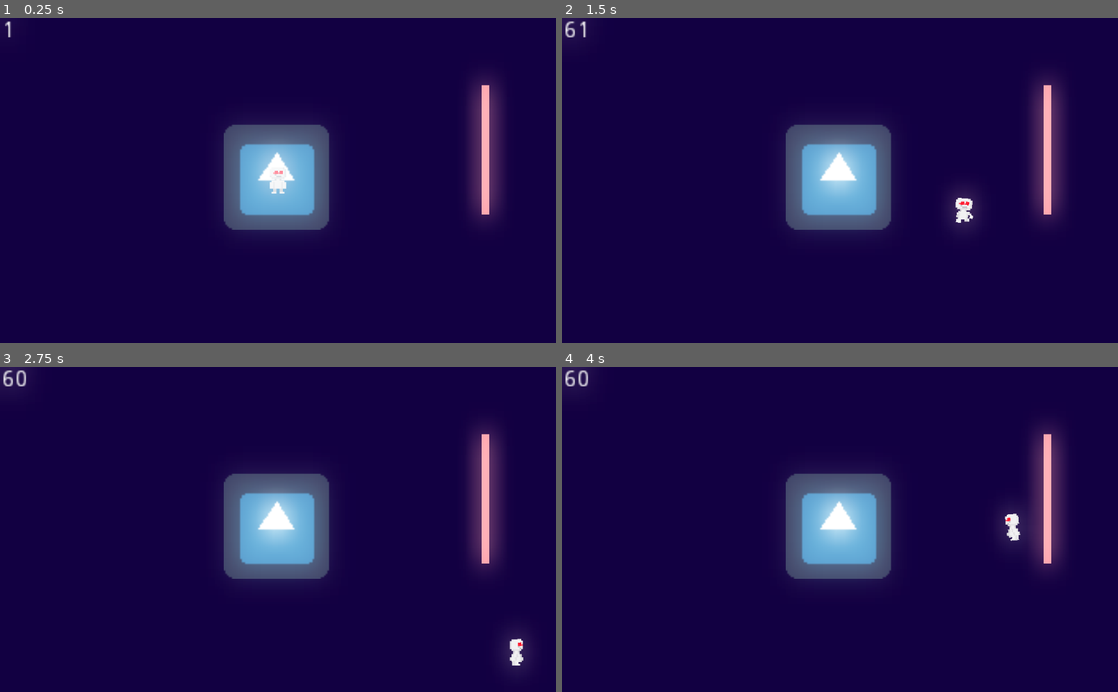
Above: before the commit, frames 1-4 (two rows, left to right).
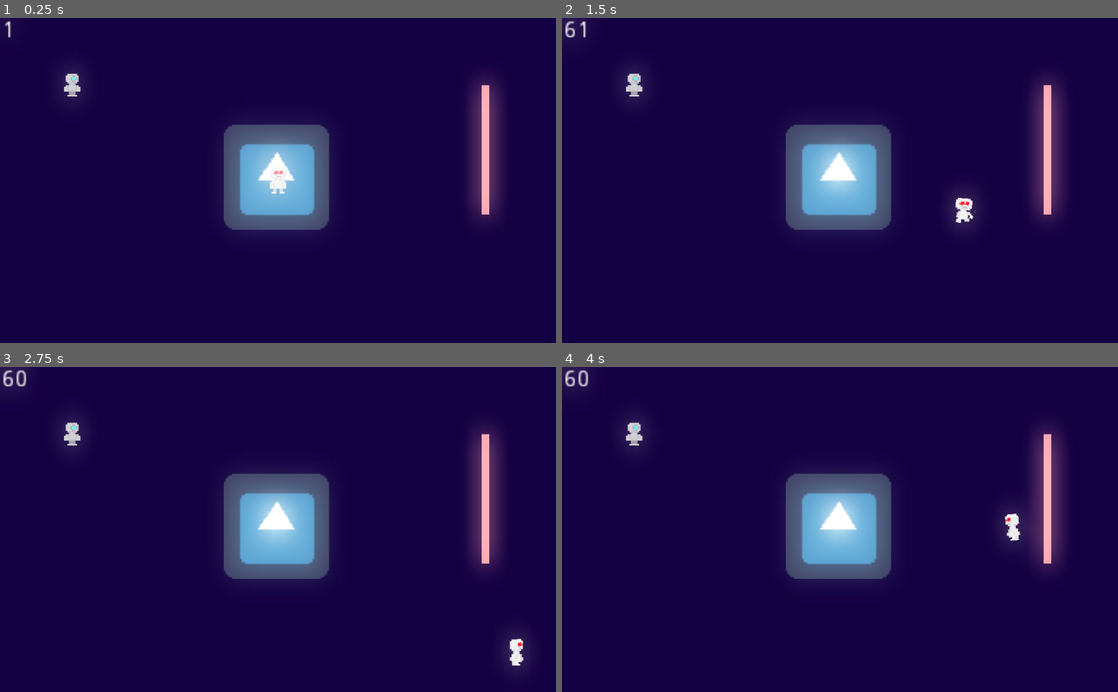
Above: after the commit, the same moments.

Repository: CosmicRayBitFlip/lunetableau
Game: Godot game, scene res://src/scenes/Main.tscn
Two runs of this game, one before a commit and one after it. Both use one fixed random seed, a clock stepped at 60 frames per second and the inputs below. The engine's default icon, where the game draws it, is replaced by a stand-in: a white triangle on a blue panel in a dark square.
Inputs:
- Up to frame 1 (0.25 s): no input
- Up to frame 2 (1.5 s): tap Enter at 0.5 s; hold D (right) 0.53-1.28 s; hold S (down) from 1.28 s (still down)
- Up to frame 3 (2.75 s): release S (down) at 2.03 s; hold D (right) from 2.03 s (still down)
- Up to frame 4 (4 s): release D (right) at 2.78 s; hold W (up) 2.78-3.53 s; hold A (left) from 3.53 s (still down)

The runs differ from the first frame. In frame 1, 0.2% of the frame differs, in the area x 11-15%, y 17-25%; in frame 2, 0.2%; in frame 3, 0.2%; in frame 4, 0.2%.

Commit message:
Made base enemy sprite

Diff:
--- a/src/scenes/Main.tscn
+++ b/src/scenes/Main.tscn
@@ -1,9 +1,10 @@
-[gd_scene load_steps=6 format=2]
+[gd_scene load_steps=7 format=2]
 
 [ext_resource path="res://src/scenes/Player.tscn" type="PackedScene" id=1]
 [ext_resource path="res://icon.png" type="Texture" id=2]
 [ext_resource path="res://src/scripts/DebugFPS.gd" type="Script" id=3]
 [ext_resource path="res://src/scenes/TestLaser.tscn" type="PackedScene" id=4]
+[ext_resource path="res://assets/img/Enemy.png" type="Texture" id=5]
 
 [sub_resource type="Environment" id=1]
 background_mode = 4
@@ -31,6 +32,10 @@
 position = Vector2( -1, -2 )
 texture = ExtResource( 2 )
 
+[node name="Enemy" type="Sprite" parent="."]
+position = Vector2( -125, -59 )
+texture = ExtResource( 5 )
+
 [node name="Camera" type="Camera2D" parent="."]
 current = true
 zoom = Vector2( 0.33, 0.33 )
Binary file added: assets/img/Enemy.aseprite
Binary file added: assets/img/Enemy.png
Not shown, added: assets/img/Enemy.png.import
